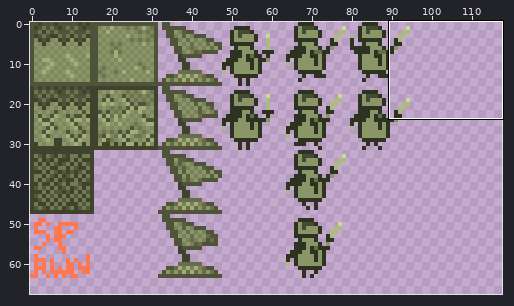
Two states of a sprite sheet, loveapp/resources/images/spritesheet.png. The picture above shows the old version from afar; the outline marks the close-up.
Close-up. The starting point:
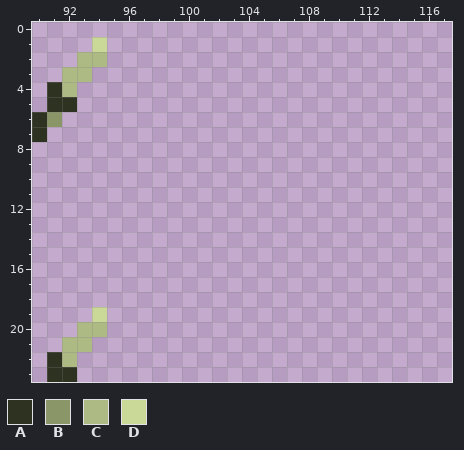
The file is 256x256 pixels. Colours within 5 levels of each other are drawn and written as one. Shown: x 90..117, y 0..23. The wide view leaves out empty margins.
Palette (. is transparent): A #2e3221  B #8b9668  C #aeba83  D #cad898
Pixels before, first column x 90:
 1 ....D
 2 ...CC
 3 ..CC.
 4 .AC..
 5 .AA..
 6 AB...
 7 A....
 8 .....
 9 .....
10 .....
11 .....
12 .....
13 .....
14 .....
15 .....
16 .....
17 .....
18 .....
19 ....D
20 ...CC
21 ..CC.
22 .AC..
23 .AA..
The result:
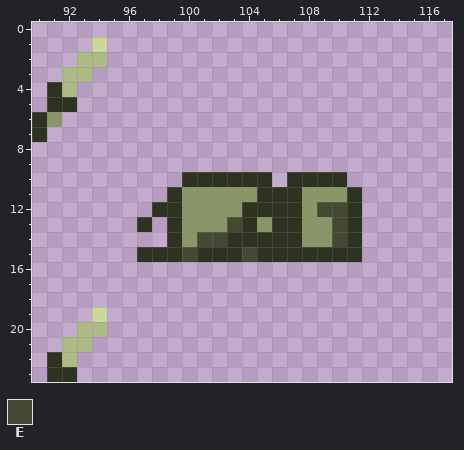
Colours new in this view: E #434932
What changed:
y 10: x 100..105 ...... -> AAAAAA; x 107..110 .... -> AAAA
y 11: x 99..111 ............. -> ABBBBBAAABBBA
y 12: x 98..111 .............. -> AABBBBAAAABEEA
y 13: x 97 . -> A; x 99..111 ............. -> ABBBEABAABBEA
y 14: x 99..111 ............. -> ABEEAAAAABBEA
y 15: x 97..111 ............... -> AAAEAAAEAAAAAAA
Boxes around the changes in both close-ups, in picture pixels (x1, y1, x2, y2):
added: (137, 172, 362, 262)
